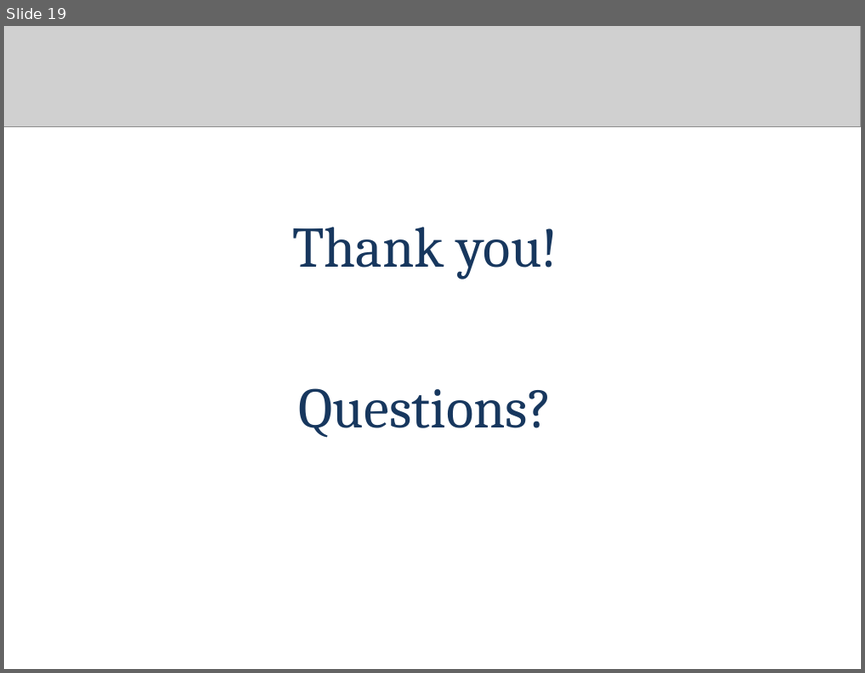
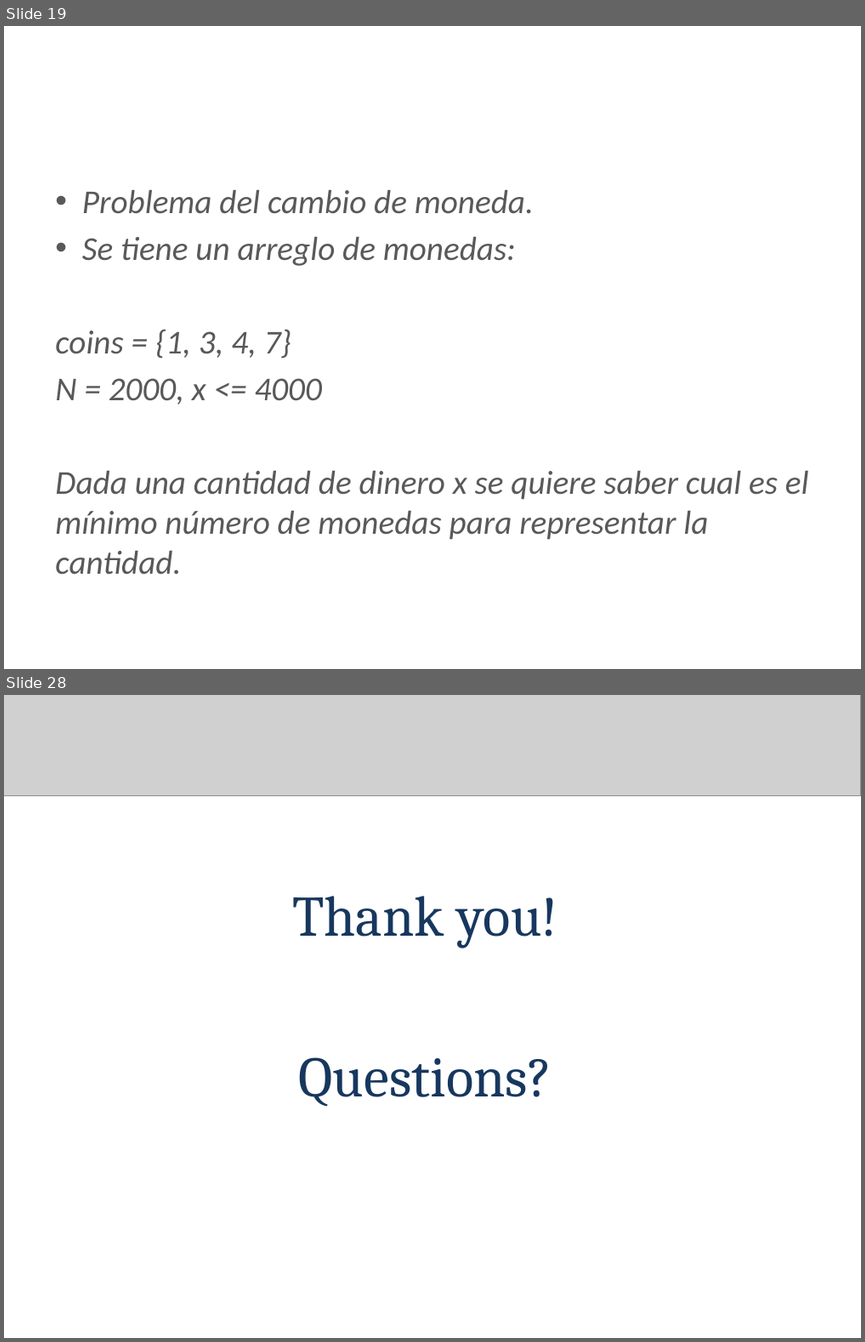
Before and after one commit to arleserp/competitiveProgramming, a slide deck: dynamic programming/DP Nivel 0.pptx. Shown one above the other, each under a label of ours: slide 19 before the commit, slides 19 and 28 after it; the slides between them are not shown. The pictures are 865x673 and 865x1342 pixels, drawn with LibreOffice and Linux fonts; fonts in the diff are those of the drawing; grey boxes stand for pictures; background and template pictures are left out. Boxes give left, top, right and bottom in pixels: in the first picture for what was removed or moved away, otherwise in the second. Text is boxed around its words. In the diff, an @@ line names an element or a change of style, - is before the commit and + after.

```diff
--- a/dynamic programming/DP Nivel 0.pptx
+++ b/dynamic programming/DP Nivel 0.pptx
@@ slide 19 added at bbox=[4, 26, 861, 669], background #FFFFFF @@
@@ title added at bbox=[46, 52, 818, 120], 24 pt, text #FFFFFF, bold @@
+Coin change
@@ text added at bbox=[55, 190, 809, 574], 28 pt, text #595959, italic @@
+• Problema del cambio de moneda.
+• Se tiene un arreglo de monedas:
+coins = {1, 3, 4, 7}
+N = 2000, x <= 4000
+Dada una cantidad de dinero x se quiere saber cual es el mínimo número de monedas para representar la cantidad.
@@ what was slide 19 is now slide 28 @@
```
Also in this commit, not shown: 8 other slides added, 2 other files.
